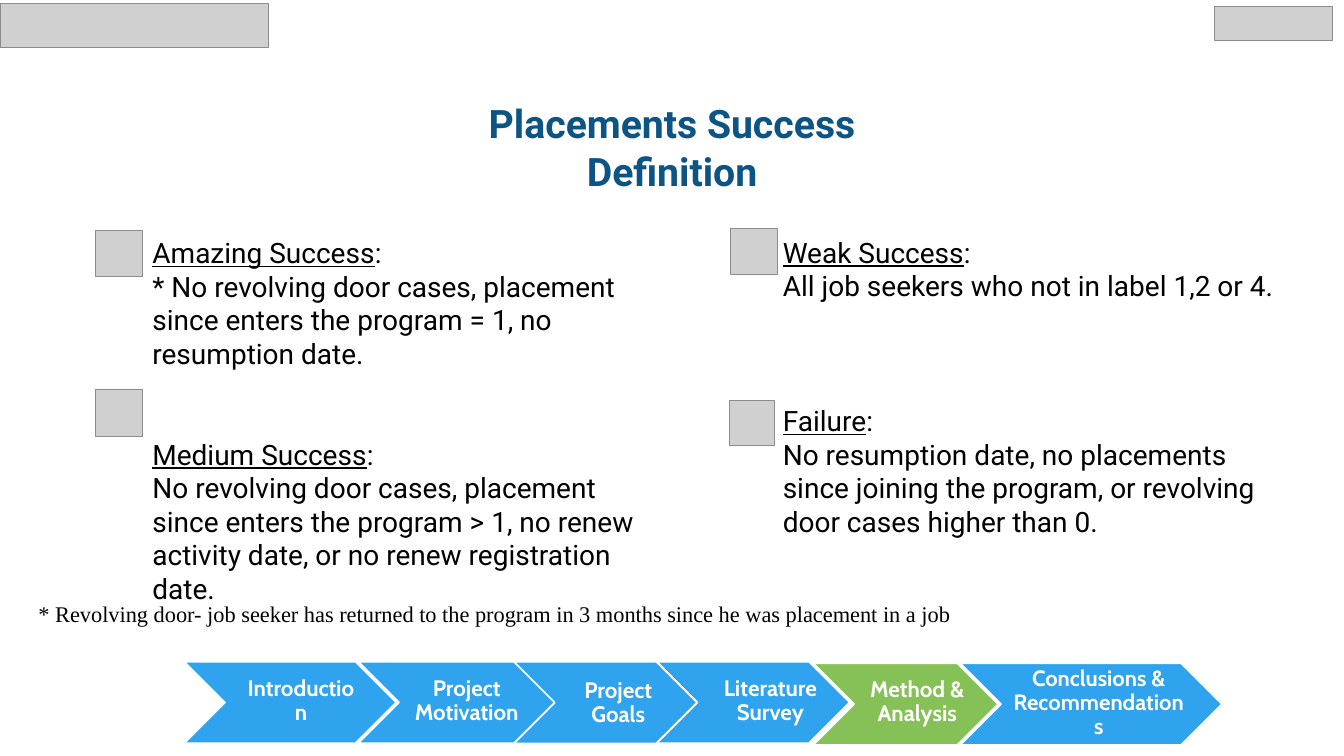
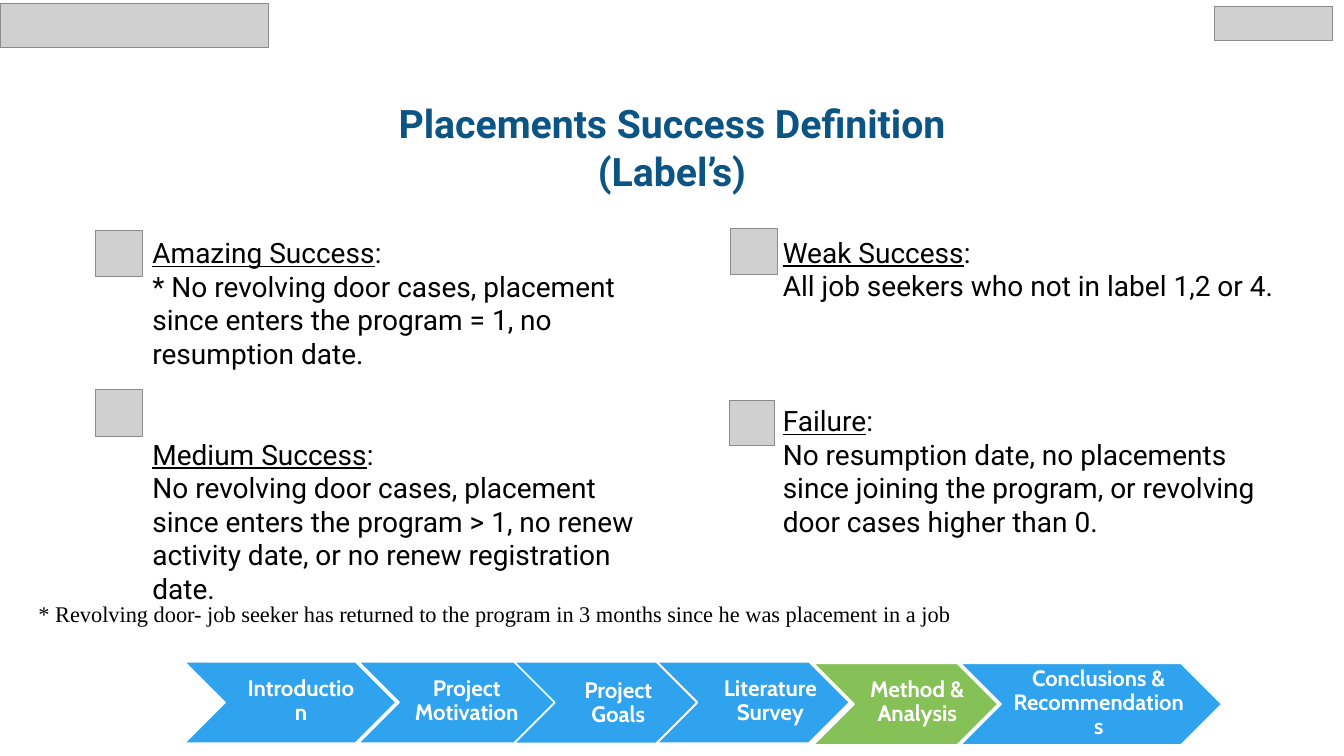
Before and after one commit to chen890/Final-Research-Project---IES, a slide deck: slide 14 of English Final Project.pptx. Drawn at 1344x756 pixels with LibreOffice and Linux fonts; fonts in the diff are those of the drawing; grey boxes stand for pictures; background and template pictures are left out. Boxes give left, top, right and bottom in pixels: in the first picture for what was removed or moved away, otherwise in the second. Text is boxed around its words. In the diff, an @@ line names an element or a change of style, - is before the commit and + after.

```diff
--- a/English Final Project.pptx
+++ b/English Final Project.pptx
@@ text at [399,108,945,195]: text changed @@
-Placements Success Definition
+Placements Success Definition (Label’s)
```
Also in this commit, not shown: 20 other slides changed, 4 other files.
